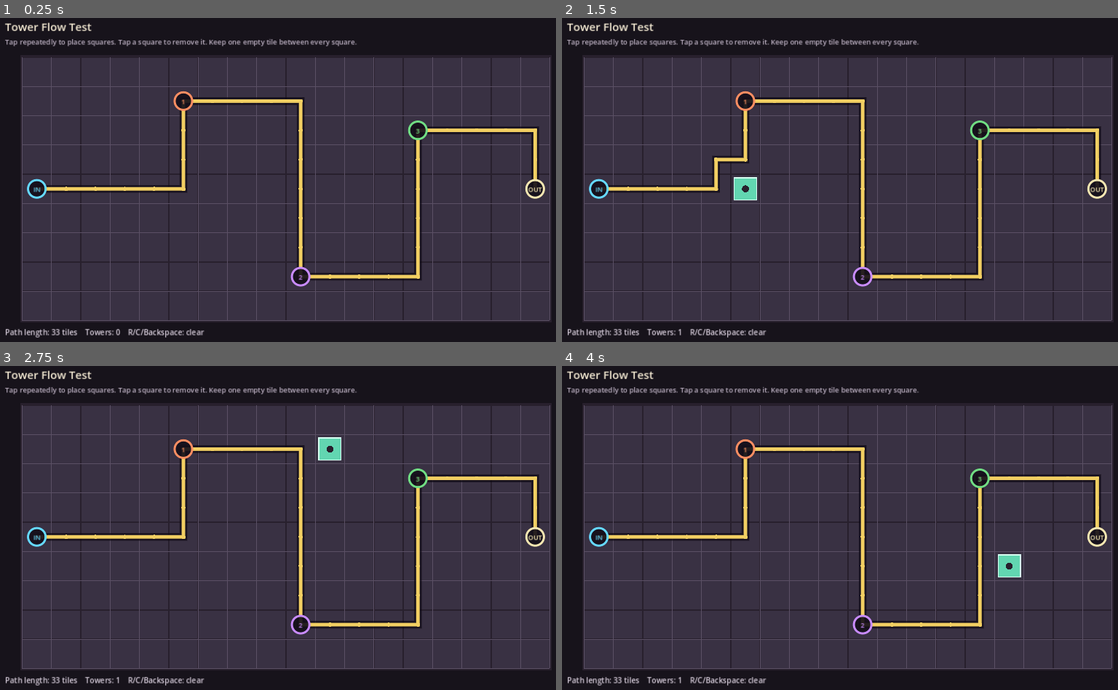
Above: before the commit, frames 1-4 (two rows, left to right).
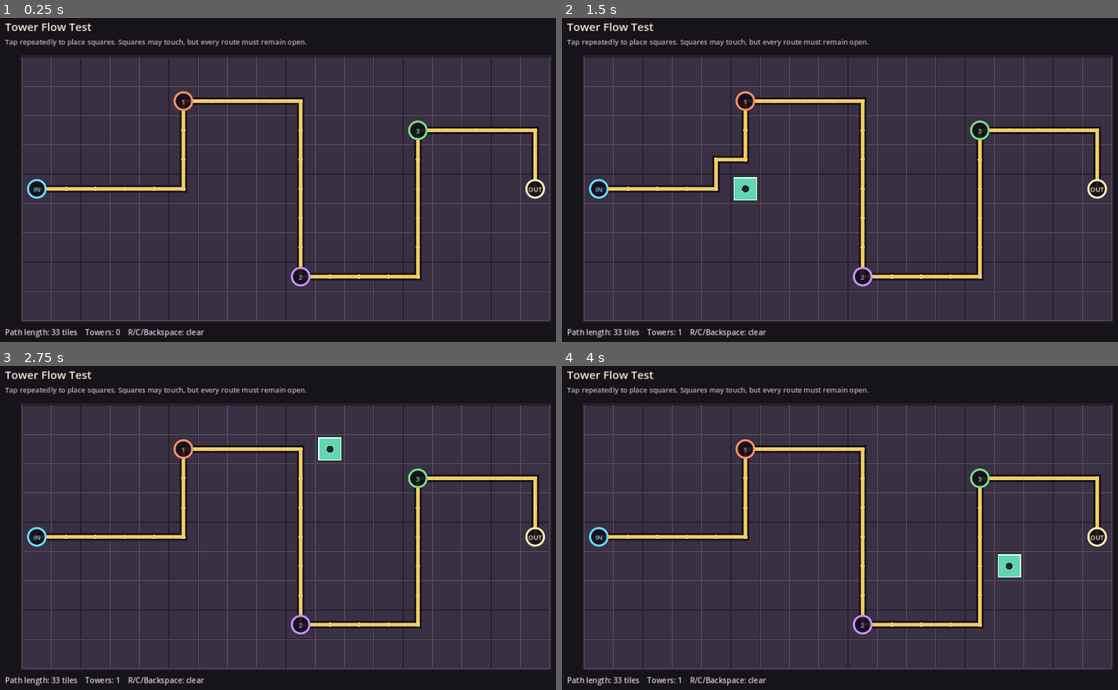
Above: after the commit, the same moments.

Repository: tstover91/Towerdefense
Game: Godot game, scene res://main.tscn
Two runs of this game, one before a commit and one after it. Both use one fixed random seed, a clock stepped at 60 frames per second and the inputs below.
Inputs (mouse positions are in pixels of both pictures, inside the frame that each line leads up to):
- Up to frame 1 (0.25 s): no input
- Up to frame 2 (1.5 s): tap Enter at 0.5 s; move the mouse to (973, 163) at 0.52 s; tap R at 0.6 s; click (973, 163) at 0.67 s; tap Space at 1.25 s; move the mouse to (728, 196) at 1.27 s; tap C at 1.35 s; click (728, 196) at 1.42 s
- Up to frame 3 (2.75 s): tap Enter at 2 s; move the mouse to (344, 456) at 2.02 s; tap Backspace at 2.1 s; click (344, 456) at 2.17 s
- Up to frame 4 (4 s): tap Space at 2.75 s; move the mouse to (817, 592) at 2.77 s; tap R at 2.85 s; click (817, 592) at 2.92 s; tap Enter at 3.5 s; move the mouse to (1023, 576) at 3.52 s; tap C at 3.6 s; click (1023, 576) at 3.67 s

The runs differ from the first frame. In frame 1, 0.4% of the frame differs, in the area x 21-65%, y 6-9%; in frame 2, 0.4%; in frame 3, 0.4%; in frame 4, 0.4%.

Commit message:
Allow adjacent towers in flow test

Diff:
--- a/web_flow_test/tower_flow_grid_test.gd
+++ b/web_flow_test/tower_flow_grid_test.gd
@@ -87,7 +87,7 @@
 
 func _draw_header() -> void:
 	var heading := "Tower Flow Test"
-	var instructions := "Tap repeatedly to place squares. Tap a square to remove it. Keep one empty tile between every square."
+	var instructions := "Tap repeatedly to place squares. Squares may touch, but every route must remain open."
 	draw_string(title_font, Vector2(GRID_MARGIN, 30.0), heading, HORIZONTAL_ALIGNMENT_LEFT, -1, 22, Color("f4ead3"))
 	draw_string(title_font, Vector2(GRID_MARGIN, 57.0), instructions, HORIZONTAL_ALIGNMENT_LEFT, -1, 14, Color("bdb1c3"))
 
@@ -157,7 +157,7 @@
 			if preview_changes_path:
 				status += " — route changes"
 		else:
-			status += "    Invalid: marker, spacing, or blocked route"
+			status += "    Invalid: marker or blocked route"
 	status += "    R/C/Backspace: clear"
 	var baseline := board_origin.y + float(GRID_SIZE.y) * cell_size + 29.0
 	draw_string(title_font, Vector2(GRID_MARGIN, baseline), status, HORIZONTAL_ALIGNMENT_LEFT, -1, 15, Color("d9cfdd"))
@@ -202,10 +202,6 @@
 func _is_legal_new_tower(cell: Vector2i, candidate_blocks: Dictionary) -> bool:
 	if _is_route_marker(cell):
 		return false
-	for other_cell in placed_towers:
-		var offset: Vector2i = cell - other_cell
-		if absi(offset.x) <= 1 and absi(offset.y) <= 1:
-			return false
 	return not _calculate_complete_path(candidate_blocks).is_empty()
 
 
Not shown, changed: docs/path-flow/index.html
Not shown, changed: docs/path-flow/index.pck
